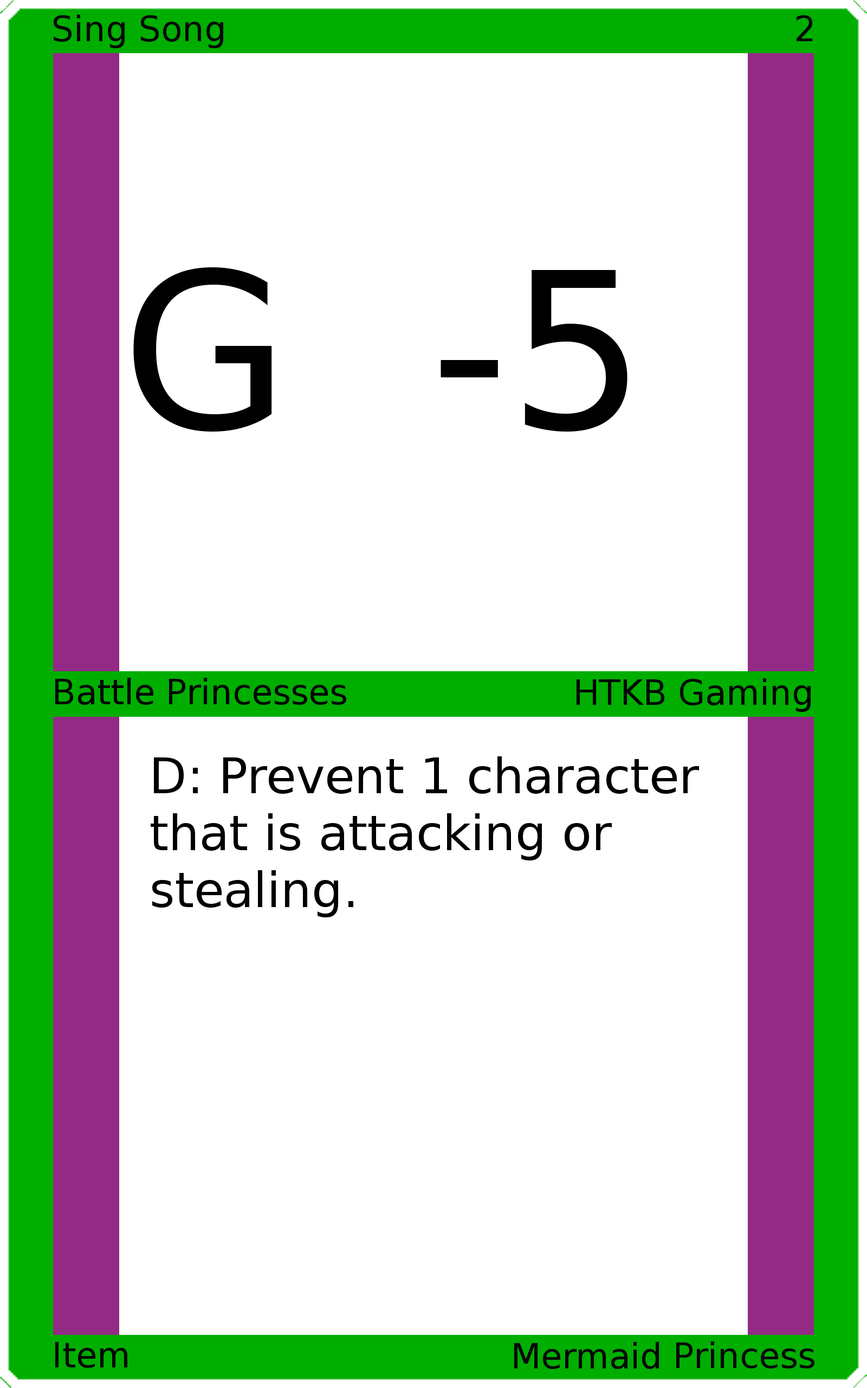
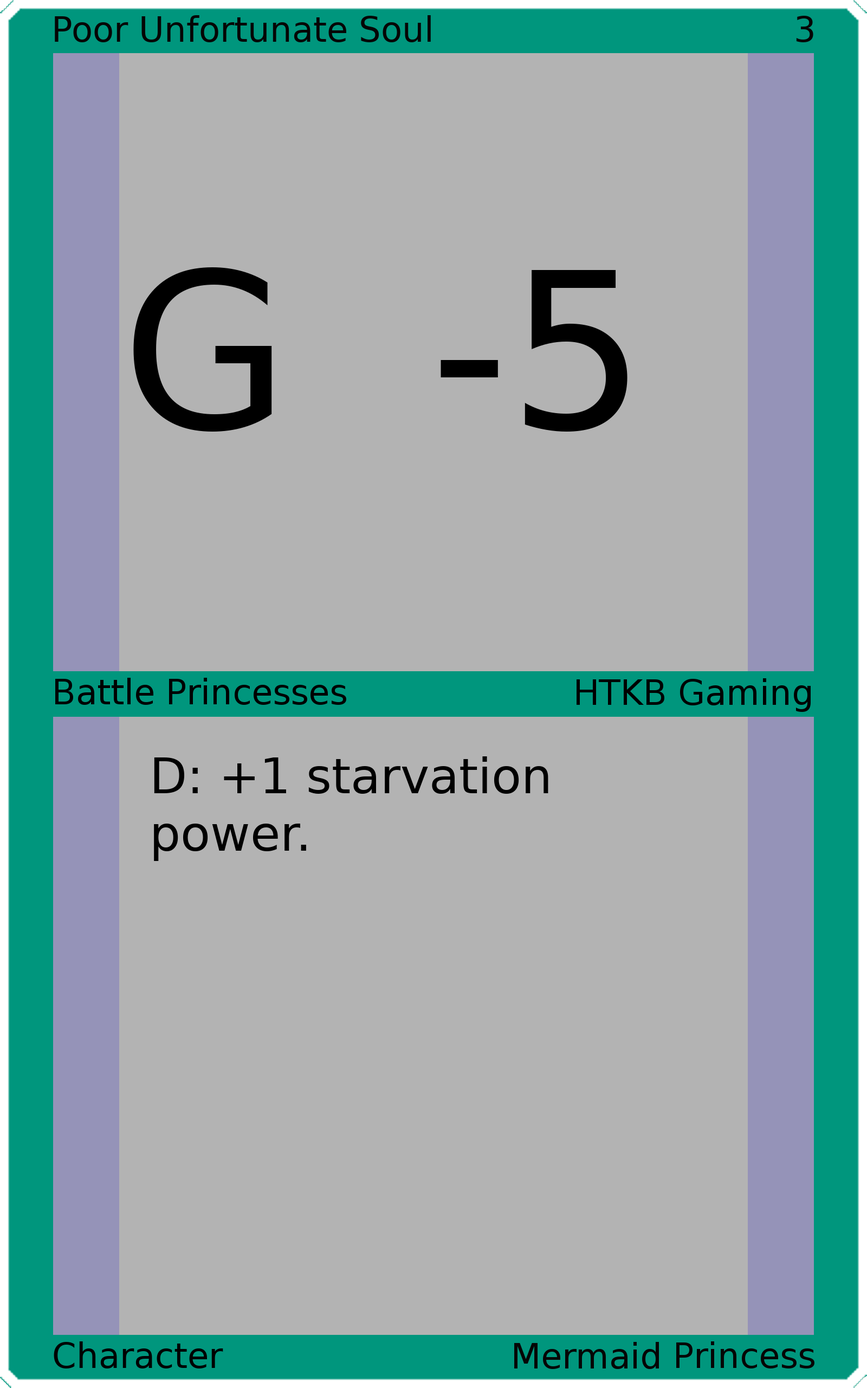
Comparing the layer stacks of the two 867 × 1388 images. Changes:
painted on "Upper Left" over <box>53,14,431,49</box>
painted on "Upper Right" over <box>796,15,814,43</box>
painted on "Card Text" over <box>150,756,700,918</box>
painted on "Bottom Left" over <box>53,1340,224,1369</box>
painted on "Border" over <box>0,0,867,1388</box>
painted on "Top Background" over <box>119,52,748,673</box>
painted on "Bottom Background" over <box>119,715,748,1336</box>
painted on "Background" over <box>35,35,832,1352</box>
